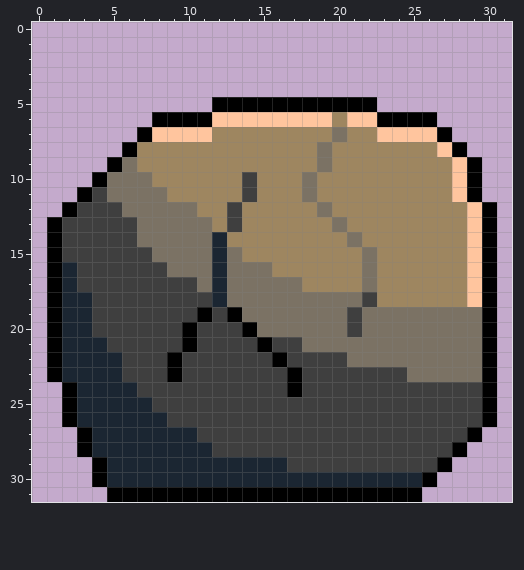
One commit to this pixel-art sprite: SteelPurge/assets/texture/big_rock.png. The first picture shows the starting point.
The file is 32x32 pixels.
After:
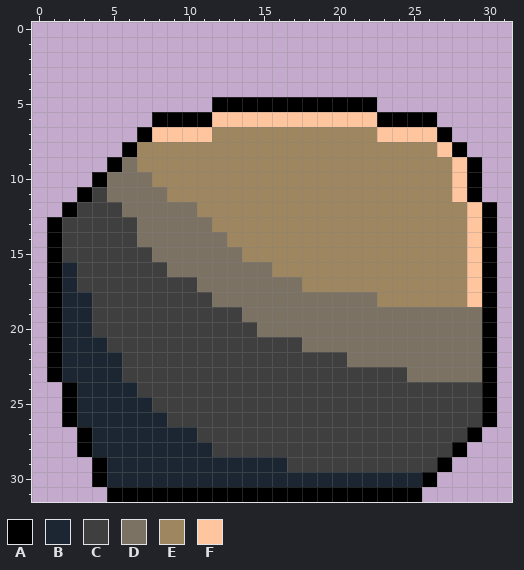
Palette (. is transparent): A #000000  B #1b2632  C #3f3f3f  D #7b7264  E #9e8660  F #ffc59e
Commit: cracked rocks
Diff:
Colour A becomes colour C in row 19 at x 11 and 13; in row 20 at x 10 and 14; in row 21 at x 10 and 15; in row 22 at x 9 and 16; in row 23 at x 9 and 17; in row 24 at x 17.
Colour B becomes colour D in rows 14 to 18 at x 12.
Colour C becomes colour D in row 18 at x 22; in rows 19 to 20 at x 21.
Colour C becomes colour E in rows 10 to 11 at x 14; in rows 12 to 13 at x 13.
Colour D becomes colour E in row 7 at x 20; in rows 8 to 9 at x 19; in rows 10 to 11 at x 18; in row 12 at x 19; in row 13 at x 20; in row 14 at x 21.
Colour D becomes colour E in rows 15 to 17 at x 22.
Colour E becomes colour F in row 6 at x 20.
Changed places in both pictures, as pixel boxes (x1, y1, x2, y2):
changed: (302, 112, 377, 337)
changed: (167, 172, 302, 397)
